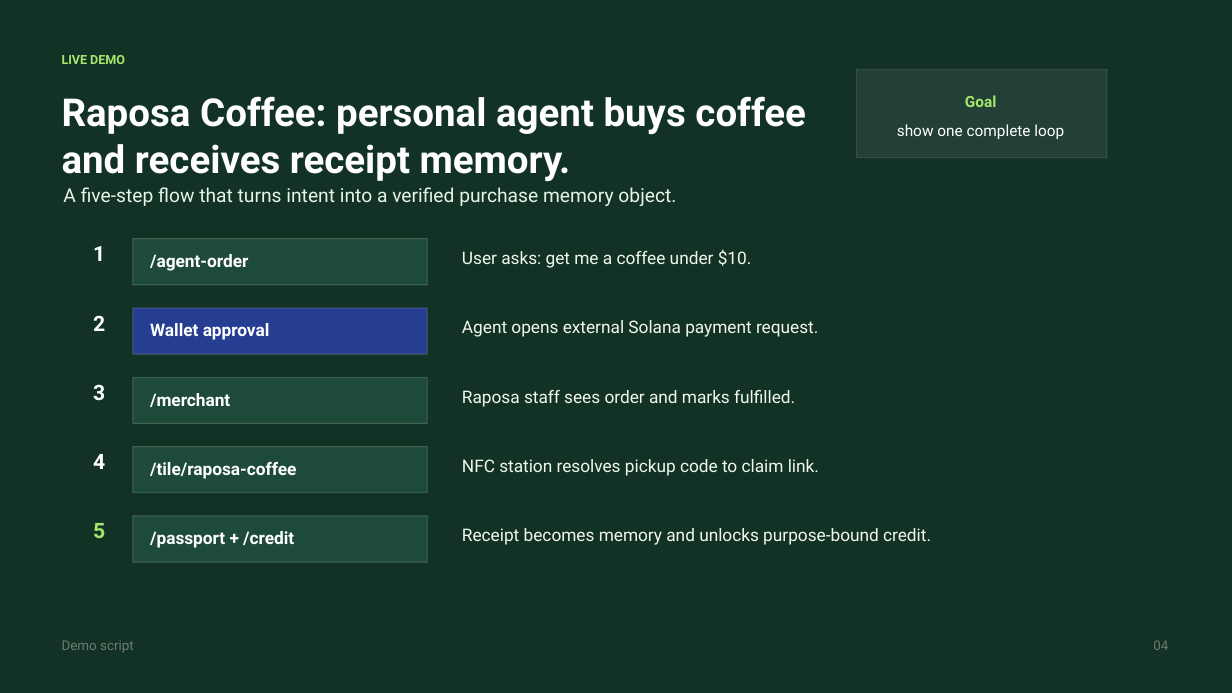
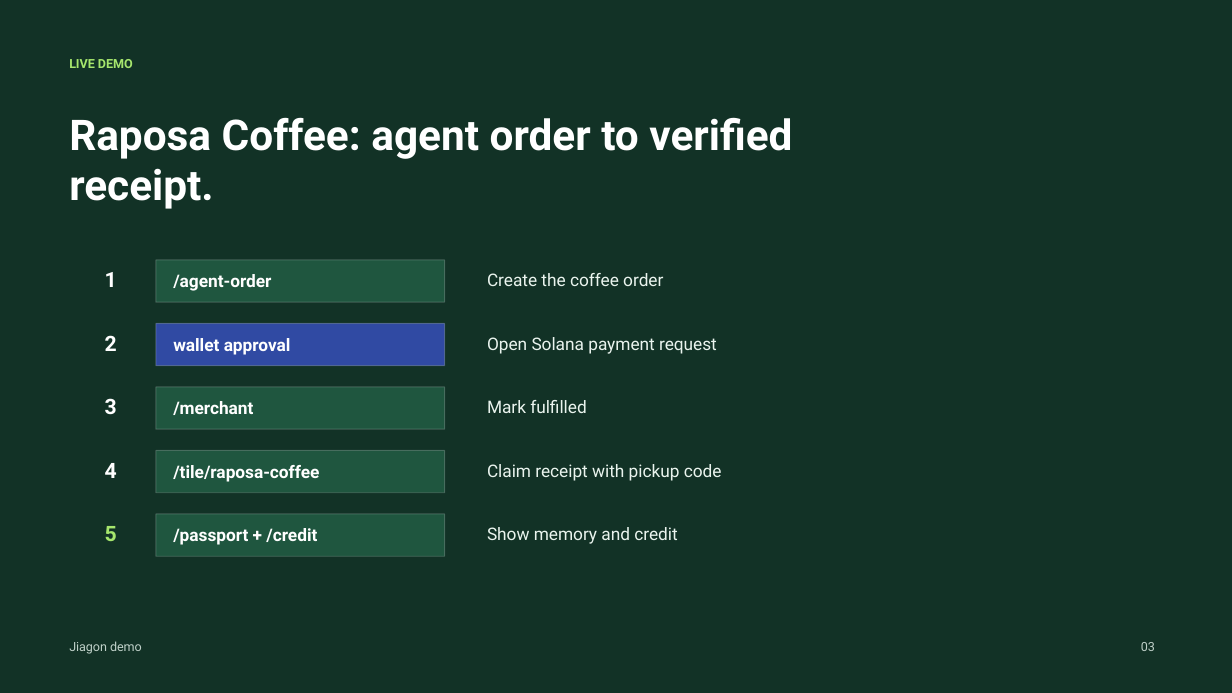
Before and after one commit to JhiNResH/jiagon, a slide deck: slide 3 of public/jiagon-demo-brief.pptx (slide 4 before the commit). Drawn at 1232x693 pixels with LibreOffice and Linux fonts; fonts in the diff are those of the drawing. Boxes give left, top, right and bottom in pixels: in the first picture for what was removed or moved away, otherwise in the second. Text is boxed around its words. In the diff, an @@ line names an element or a change of style, - is before the commit and + after.

Commit message:
Simplify public demo deck (#73)

```diff
--- a/public/jiagon-demo-brief.pptx
+++ b/public/jiagon-demo-brief.pptx
@@ text "LIVE DEMO": place and size @@
-text "LIVE DEMO" at bbox=[62, 55, 125, 64]
+text "LIVE DEMO" at bbox=[69, 59, 133, 68]
@@ rectangle removed at bbox=[857, 69, 1107, 158] @@
@@ text at bbox=[69, 117, 792, 209]: text changed; size 30 to 33 pt @@
-Raposa Coffee: personal agent buys coffee and receives receipt memory.
+Raposa Coffee: agent order to verified receipt.
@@ text removed at bbox=[965, 95, 996, 107] @@
-Goal
@@ text removed at bbox=[897, 124, 1064, 139] @@
-show one complete loop
@@ text removed at bbox=[63, 187, 676, 206] @@
-A five-step flow that turns intent into a verified purchase memory object.
@@ text "1": place and size @@
-text "1" at bbox=[93, 246, 105, 261]
+text "1" at bbox=[105, 272, 117, 287]
@@ fill #1E4B39 to #1F563F in 4 elements at bbox=[156, 451, 445, 494], bbox=[156, 514, 445, 556], bbox=[156, 387, 445, 430], bbox=[156, 260, 445, 302] @@
@@ rectangle: place and size @@
-rectangle at bbox=[133, 238, 428, 285]
+rectangle at bbox=[156, 260, 445, 302]
@@ text removed at bbox=[462, 249, 752, 268] @@
-User asks: get me a coffee under $10.
@@ text "/agent-order": place and size @@
-text "/agent-order" at bbox=[150, 254, 248, 271]
+text "/agent-order" at bbox=[173, 274, 271, 291]
@@ text added at bbox=[487, 273, 663, 286], 13.5 pt, text #EAF4EE @@
+Create the coffee order
@@ rectangle: place and size @@
-rectangle at bbox=[133, 308, 428, 354]
+rectangle at bbox=[156, 323, 445, 366]
@@ rectangle at bbox=[156, 323, 445, 366]: fill #263E91 to #304AA3 @@
@@ text "2": place and size @@
-text "2" at bbox=[93, 315, 105, 331]
+text "2" at bbox=[105, 335, 117, 351]
@@ text at bbox=[173, 338, 291, 355]: text changed @@
-Wallet approval
+wallet approval
@@ text at bbox=[487, 337, 717, 354]: text changed; text colour #F1F6EF to #EAF4EE @@
-Agent opens external Solana payment request.
+Open Solana payment request
@@ rectangle: place and size @@
-rectangle at bbox=[133, 377, 428, 423]
+rectangle at bbox=[156, 387, 445, 430]
@@ text "3": place and size @@
-text "3" at bbox=[93, 384, 105, 400]
+text "3" at bbox=[105, 398, 117, 415]
@@ text "/merchant": place and size @@
-text "/merchant" at bbox=[150, 393, 230, 407]
+text "/merchant" at bbox=[173, 401, 253, 415]
@@ text removed at bbox=[462, 390, 795, 407] @@
-Raposa staff sees order and marks fulfilled.
@@ text added at bbox=[487, 400, 586, 413], 13.5 pt, text #EAF4EE @@
+Mark fulfilled
@@ text "4": place and size @@
-text "4" at bbox=[93, 454, 105, 469]
+text "4" at bbox=[105, 463, 117, 478]
@@ rectangle: place and size @@
-rectangle at bbox=[133, 446, 428, 493]
+rectangle at bbox=[156, 451, 445, 494]
@@ text "/tile/raposa-coffee": place and size @@
-text "/tile/raposa-coffee" at bbox=[150, 462, 296, 479]
+text "/tile/raposa-coffee" at bbox=[173, 465, 319, 482]
@@ text at bbox=[487, 464, 722, 481]: text changed; text colour #F1F6EF to #EAF4EE @@
-NFC station resolves pickup code to claim link.
+Claim receipt with pickup code
@@ text "5": place and size @@
-text "5" at bbox=[93, 523, 105, 538]
+text "5" at bbox=[105, 526, 117, 541]
@@ rectangle: place and size @@
-rectangle at bbox=[133, 516, 428, 562]
+rectangle at bbox=[156, 514, 445, 556]
@@ text "/passport + /credit": place and size @@
-text "/passport + /credit" at bbox=[150, 531, 294, 548]
+text "/passport + /credit" at bbox=[173, 528, 317, 545]
@@ text at bbox=[487, 527, 677, 544]: text changed; text colour #F1F6EF to #EAF4EE @@
-Receipt becomes memory and unlocks purpose-bound credit.
+Show memory and credit
@@ text at bbox=[69, 641, 142, 654]: text changed; size 10.5 to 9.8 pt; text colour #6C7B72 to #BFD0C8 @@
-Demo script
+Jiagon demo
@@ text added at bbox=[1141, 642, 1155, 651], 9.8 pt, text #BFD0C8 @@
+03
@@ text removed at bbox=[1153, 640, 1168, 650] @@
-04
```
Also in this commit, not shown: 4 slides added, 6 slides removed, 1 other file.
